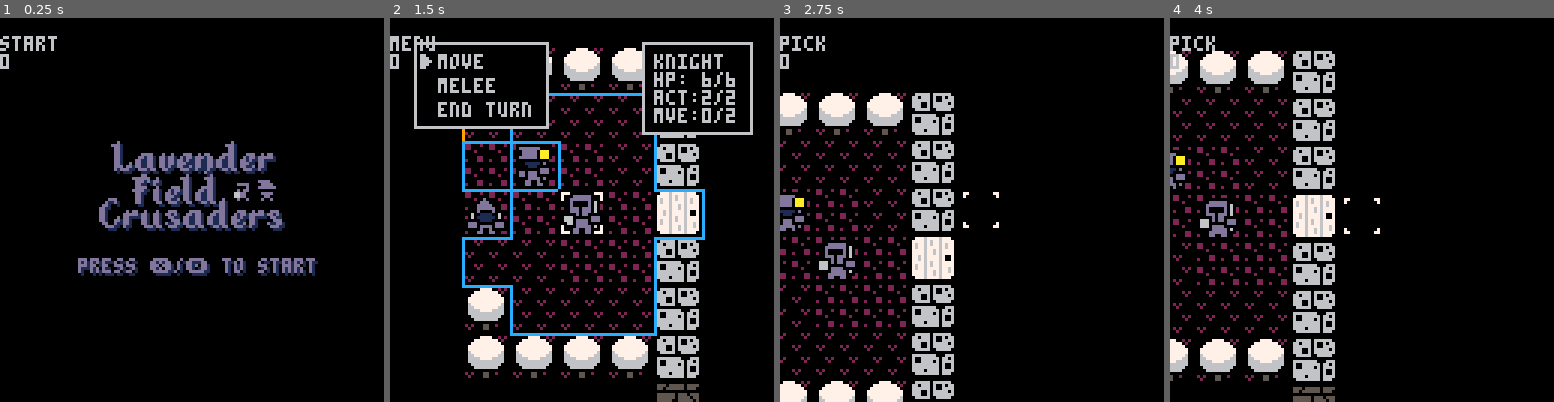
Above: before the commit, frames 1-4 (left to right).
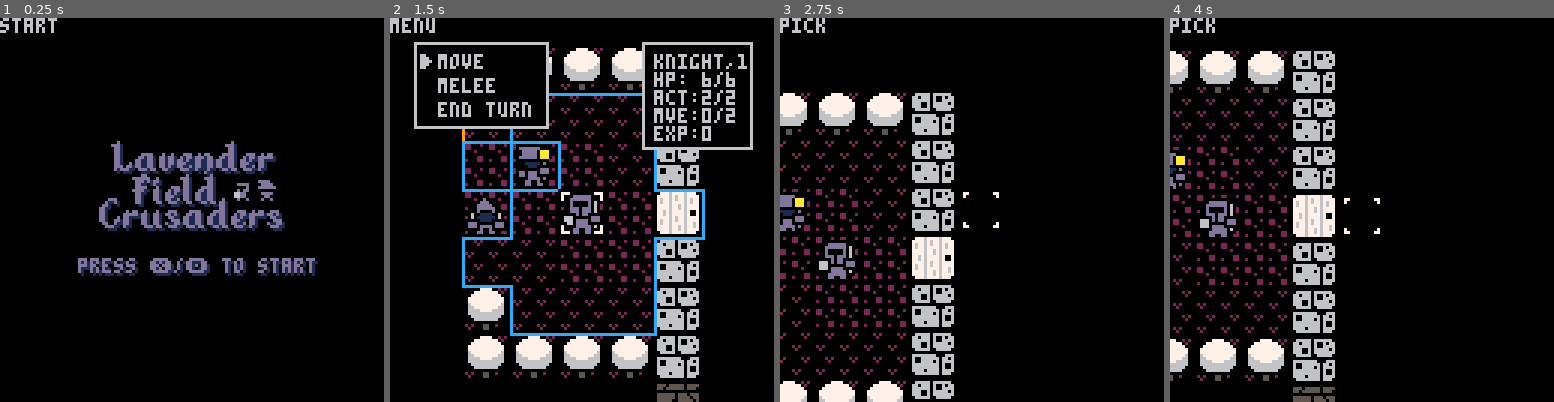
Above: after the commit, the same moments.

Repository: Amelia-Mowers/lavender_field
Game: PICO-8 cartridge lavender_field.p8
Same seed, same stepped clock (60 frames per second), same inputs: the game is played once before the commit and once after it.
Inputs:
- Up to frame 1 (0.25 s): no input
- Up to frame 2 (1.5 s): tap X (X key) at 0.33, 1.07 s; tap O (Z key) at 0.7 s
- Up to frame 3 (2.75 s): hold Right 1.6-2.1 s; tap O (Z key) at 1.7, 2.1, 2.5 s; tap X (X key) at 1.85 s; hold Up 2.15-2.42 s; hold Right from 2.47 s (still down)
- Up to frame 4 (4 s): tap O (Z key) at 2.9, 3.3, 3.7 s; tap X (X key) at 2.97 s; release Right at 3.03 s; hold Left 3.08-3.58 s; hold Down 3.63-3.97 s

The runs differ from the first frame. In frame 1, 0.6% of the frame differs, in the area x 0-15%, y 0-14%; in frame 2, 1.3%, in the area x 0-95%, y 0-35%; in frame 3, 0.5%; in frame 4, 0.5%.

Commit message:
individual xp and levels

Diff:
--- a/mod/_draw.lua
+++ b/mod/_draw.lua
@@ -16,9 +16,7 @@
     cls()
     render_victory()
   end
-  add(debug_print, state)
-  add(debug_print, exp)
-  print("",0,0,6)
+  print(state,0,0,6)
   for a in all(debug_print) do
     print(a)
   end
--- a/mod/_init.lua
+++ b/mod/_init.lua
@@ -2,8 +2,6 @@
   debug_print = {}
   init_action_menu()
   init_status_window()
-
-  exp = 0
 
   cur_map = maps.trail
 
--- a/mod/maps.lua
+++ b/mod/maps.lua
@@ -200,8 +200,20 @@
 function collect_loot(triggered, actor)
   if player_c[actor] != nil then
     delete(triggered)
-    local e = 100
-    spawn_notice_text(actor,tostring(e),10)
-    exp += e
-  end
-end
+    local e_value = 100
+
+    for p, _ in pairs(player_c) do
+      if health_c[p] != nil and health_c[p]:alive() then
+        exp_c[p] += e_value
+
+        spawn_notice_text(p, "+" .. tostr(e_value) .. " exp", 10)
+
+        local exp_needed = 100 * (2 ^ (level_c[p] - 1))
+
+        if exp_c[p] >= exp_needed then
+          level_c[p] += 1
+        end
+      end
+    end
+  end
+end
--- a/mod/mobs.lua
+++ b/mod/mobs.lua
@@ -12,7 +12,9 @@
 sight_c,
 block_move_c,
 block_sight_c,
-on_move_onto_c = batch_comp(15)
+on_move_onto_c,
+exp_c,
+level_c = batch_comp(17)
 
 function new_mob(
   name,
@@ -30,6 +32,8 @@
     },
     {mob_c},
     {obj_c},
+    {exp_c, 0},
+    {level_c, 1},
     {block_move_c},
     {actions_c, 2},
     {move_points_c, 0},
--- a/mod/status_screen.lua
+++ b/mod/status_screen.lua
@@ -8,7 +8,7 @@
 function init_status_window()
   status_window = insert {
     {pos_c, vec2:new(5.25, .5)},
-    {rect_c, rectangle:new(vec2:new(2.25, 1.9), 0, 6, 5)},
+    {rect_c, rectangle:new(vec2:new(2.25, 2.2), 0, 6, 5)},
     {menu_c, menu:new({})},
     {menu_back_c, action_menu_back},
     {static_c},
@@ -33,6 +33,8 @@
 function open_status_window()
   local tar = target_selection
   local h, a, mp, s = health_c[tar], actions_c[tar], move_points_c[tar], speed_c[tar]
+  local e, l = exp_c[tar] or 0, level_c[tar] or 1
+
   if state == "target" and selected_action then
     local potential_a, potential_mp = a, mp
     if selected_action.valid_target and selected_action.valid_target(tar, pos_c[pointer]) and selected_action.cost then
@@ -53,9 +55,10 @@
       a, mp = potential_a, potential_mp
     end
   end
+
   local th = h.total
   local ch = th - h.dam
   local hs, ms = pad(tostr(ch), 2) .. "/" .. tostr(th), tostr(mp) .. "/" .. tostr(s)
-  local status_txt = name_c[tar] .. "\n" .. "hp:" .. hs .. "\n" .. "act:" .. tostr(a) .. "/2 \n" .. "mve:" .. ms .. "\n"
+  local status_txt = name_c[tar] .. "," .. tostr(l) .. "\n" .. "hp:" .. hs .. "\n" .. "act:" .. tostr(a) .. "/2 \n" .. "mve:" .. ms .. "\n" .. "exp:" .. tostr(e)
   text_c[status].text = status_txt
 end
